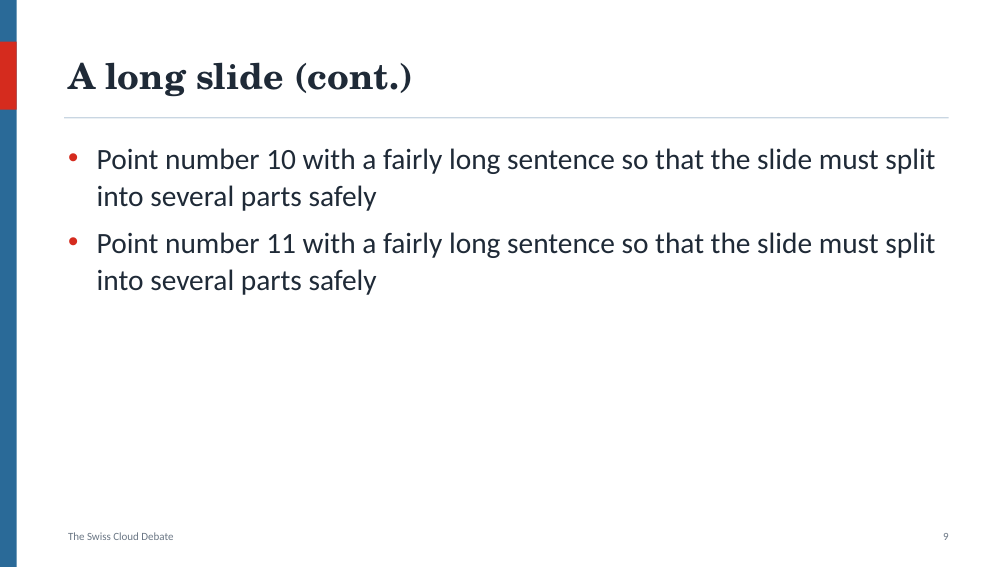
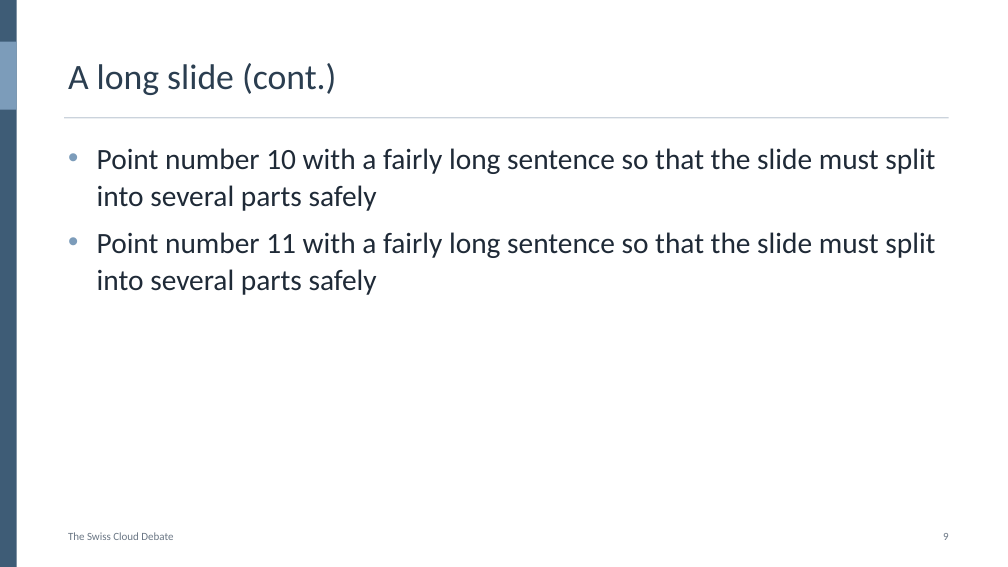
Before and after one commit to am-buzz/family-ai-hub, a slide deck: slide 9 of tools/samples/Sample-Deck.pptx. Drawn at 1008x567 pixels with LibreOffice and Linux fonts; fonts in the diff are those of the drawing. Boxes give left, top, right and bottom in pixels: in the first picture for what was removed or moved away, otherwise in the second. Text is boxed around its words. In the diff, an @@ line names an element or a change of style, - is before the commit and + after.

```diff
--- a/tools/samples/Sample-Deck.pptx
+++ b/tools/samples/Sample-Deck.pptx
@@ rectangle at (0,0,17,567): fill #2A6A98 to #3E5C76 @@
@@ rectangle at (0,42,17,110): fill #D52B1E to #7C9CBA @@
@@ title "A long slide (cont.)" at (68,63,336,95): font TeX Gyre Schola to Calibri, text colour #1F2A37 to #2B3E50, bold off @@
@@ text "Point number 10 with a ..." at (97,148,935,295): bullet colour #D52B1E to #7C9CBA @@
```
Also in this commit, not shown: 8 other slides changed, 5 other files.
